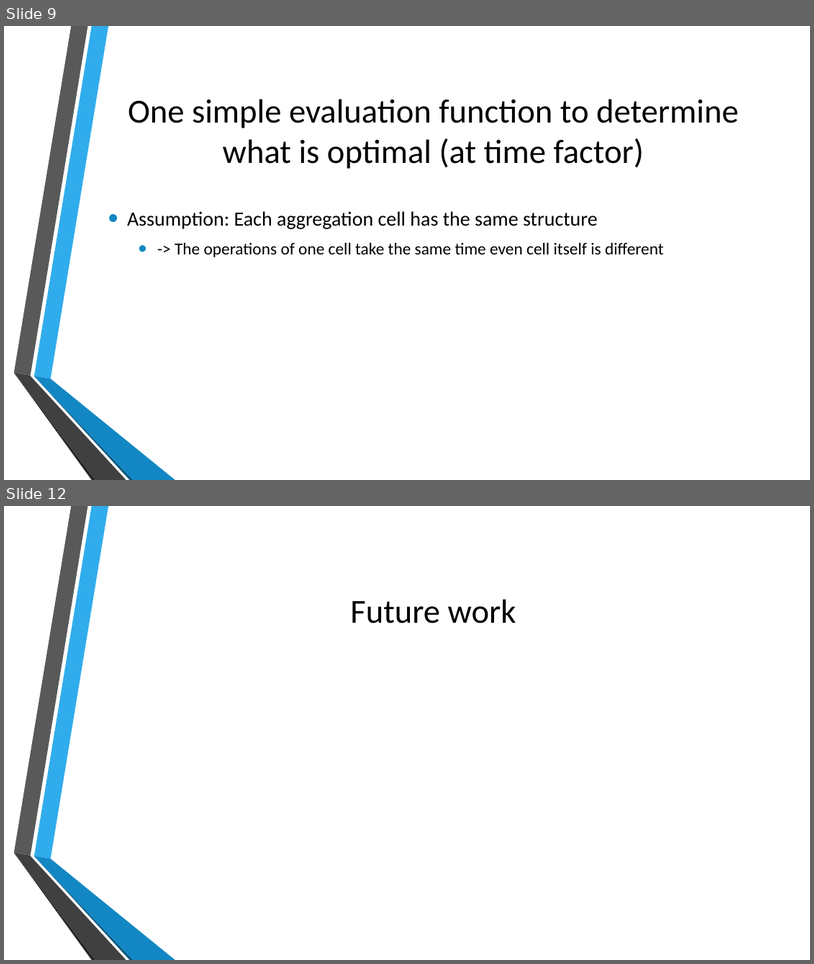
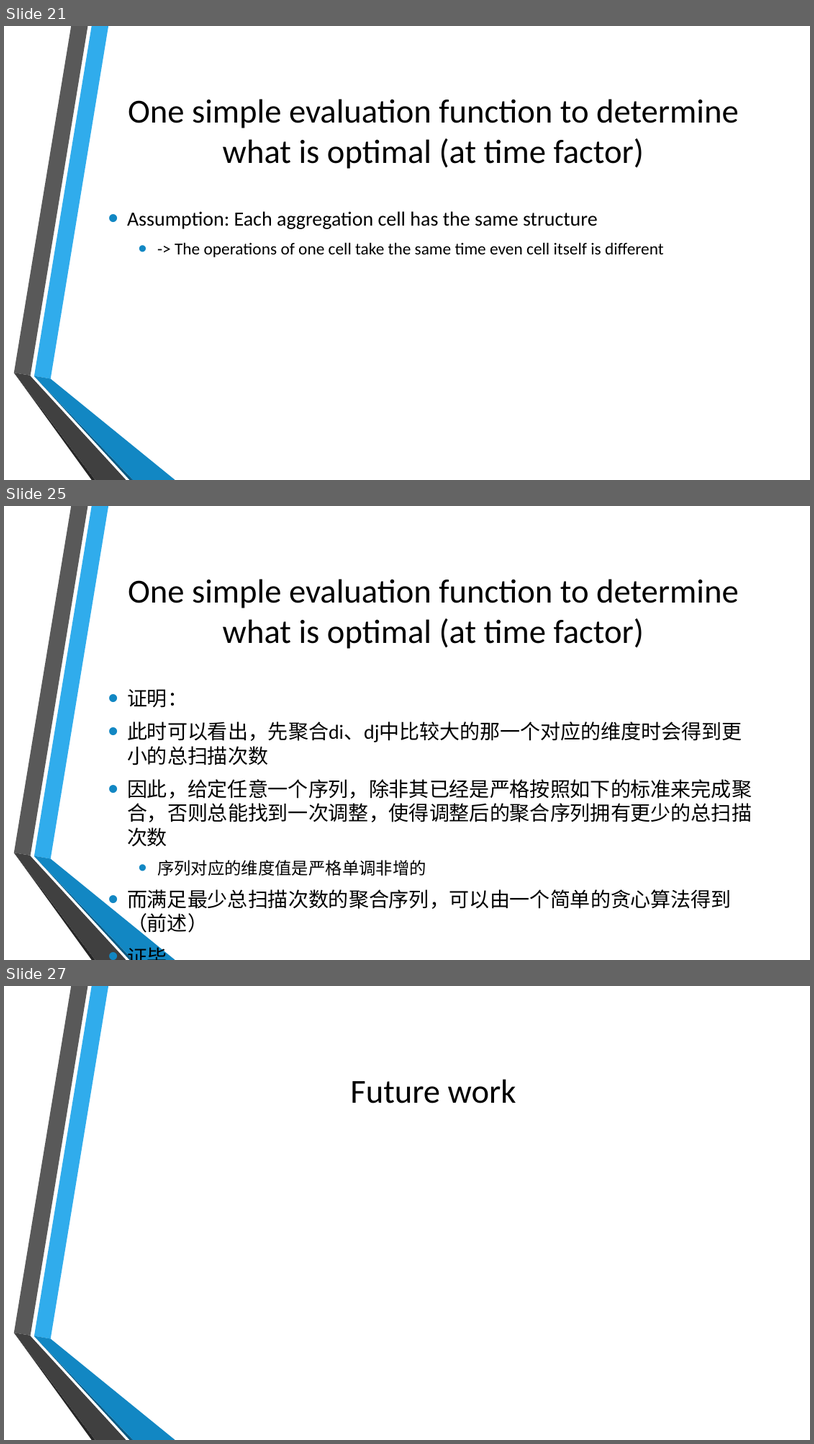
Before and after one commit to thoh-testarossa/Mirage-docs, a slide deck: thoh/presentations/20170426.pptx. Shown one above the other, each under a label of ours: slides 9 and 12 before the commit, slides 21, 25 and 27 after it; the slides between them are not shown. The pictures are 814x964 and 814x1444 pixels, drawn with LibreOffice and Linux fonts; fonts in the diff are those of the drawing; background and template pictures are left out. Boxes give left, top, right and bottom in pixels: in the first picture for what was removed or moved away, otherwise in the second. Text is boxed around its words. In the diff, an @@ line names an element or a change of style, - is before the commit and + after.

```diff
--- a/thoh/presentations/20170426.pptx
+++ b/thoh/presentations/20170426.pptx
@@ slide 25 added at (4, 506, 810, 960), background picture (left out); not listed: 6 template elements that a slide beside it also shows @@
@@ title added at (128, 579, 739, 649), 40 pt, text #000000 @@
+One simple evaluation function to determine what is optimal (at time factor)
@@ text added at (127, 689, 752, 936), 24 pt, text #000000 @@
+• 证明：
+• 此时可以看出，先聚合di、dj中比较大的那一个对应的维度时会得到更小的总扫描次数
+• 因此，给定任意一个序列，除非其已经是严格按照如下的标准来完成聚合，否则总能找到一次调整，使得调整后的聚合序列拥有更少的总扫描次数
+  • 序列对应的维度值是严格单调非增的
+• 而满足最少总扫描次数的聚合序列，可以由一个简单的贪心算法得到（前述）
+• 证毕
@@ what was slide 9 is now slide 21 @@
@@ what was slide 12 is now slide 27 @@
```
Also in this commit, not shown: 5 slides changed, 14 other slides added, 7 other files.
